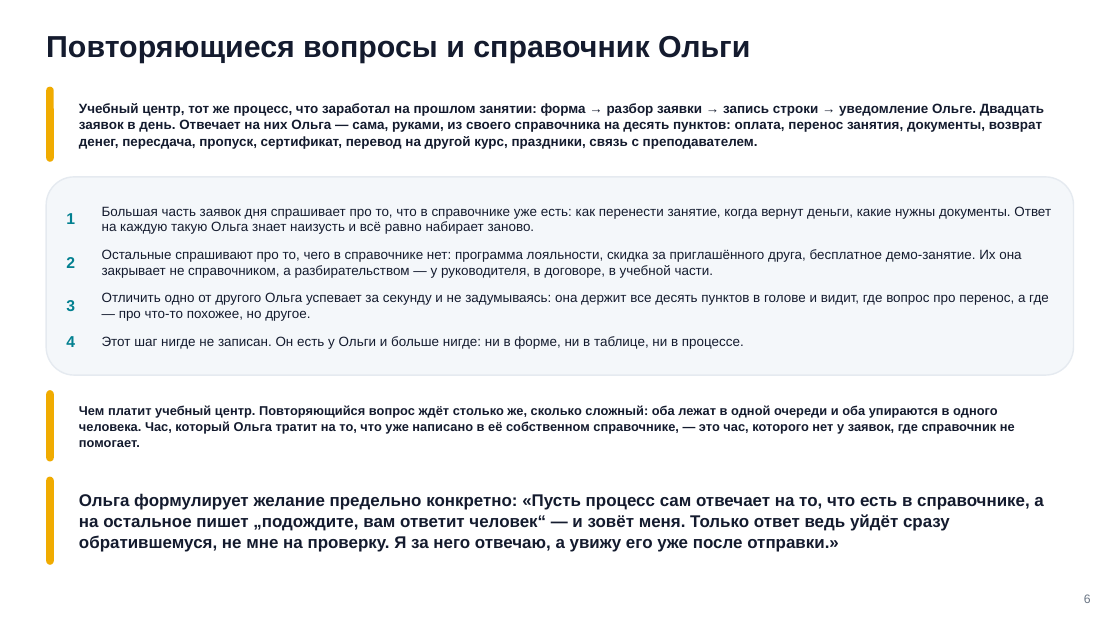
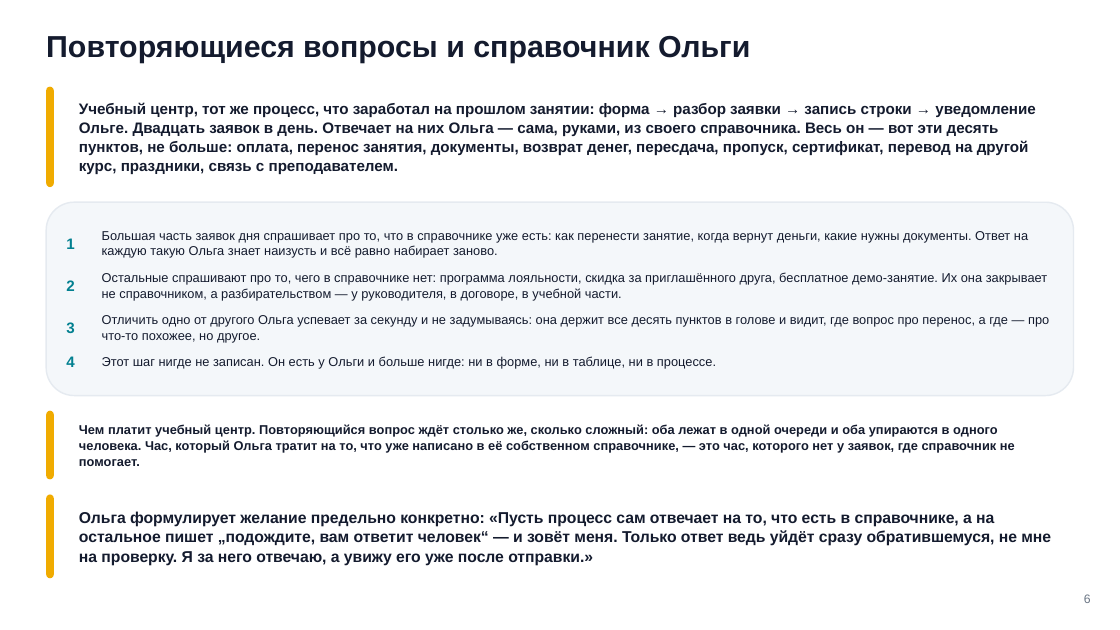
Before and after one commit to tellina-study/AI-usage-lessons, a slide deck: slide 6 of library/seminars/sem-09/rendered/sem-09.pptx. Drawn at 1120x630 pixels with LibreOffice and Linux fonts; fonts in the diff are those of the drawing. Boxes give left, top, right and bottom in pixels: in the first picture for what was removed or moved away, otherwise in the second. Text is boxed around its words. In the diff, an @@ line names an element or a change of style, - is before the commit and + after.

```diff
--- a/library/seminars/sem-09/rendered/sem-09.pptx
+++ b/library/seminars/sem-09/rendered/sem-09.pptx
@@ rounded rectangle: place and size @@
-rounded rectangle at <box>46,87,54,161</box>
+rounded rectangle at <box>46,87,54,187</box>
@@ text at <box>79,102,1035,174</box>: text changed; size 11.5 to 13 pt @@
-Учебный центр, тот же процесс, что заработал на прошлом занятии: форма → разбор заявки → запись строки → уведомление Ольге. Двадцать заявок в день. Отвечает на них Ольга — сама, руками, из своего справочника на десять пунктов: оплата, перенос занятия, документы, возврат денег, пересдача, пропуск, сертификат, перевод на другой курс, праздники, связь с преподавателем.
+Учебный центр, тот же процесс, что заработал на прошлом занятии: форма → разбор заявки → запись строки → уведомление Ольге. Двадцать заявок в день. Отвечает на них Ольга — сама, руками, из своего справочника. Весь он — вот эти десять пунктов, не больше: оплата, перенос занятия, документы, возврат денег, пересдача, пропуск, сертификат, перевод на другой курс, праздники, связь с преподавателем.
@@ rounded rectangle: place and size @@
-rounded rectangle at <box>46,177,1074,376</box>
+rounded rectangle at <box>46,202,1074,396</box>
@@ rounded rectangle at <box>46,202,1074,396</box>: proportions changed @@
@@ 6 texts: place and size @@
-6 texts at <box>66,206,1051,321</box>
+6 texts at <box>66,231,1049,342</box>
@@ size 13.5 to 13 pt; line spacing 15.9pt to 15.3pt in 4 elements at <box>66,356,74,367</box>, <box>66,322,74,333</box>, <box>66,280,74,291</box>, <box>66,238,74,249</box> @@
@@ size 11.5 to 11 pt; line spacing 13.6pt to 13pt in 4 elements at <box>102,356,716,369</box>, <box>102,315,1049,342</box>, <box>102,272,1048,300</box>, <box>102,231,1028,258</box> @@
@@ 3 texts, 1 rounded rectangle: place and size @@
-3 texts, 1 rounded rectangle at <box>46,336,1015,462</box>
+3 texts, 1 rounded rectangle at <box>46,356,1015,480</box>
@@ rounded rectangle: place and size @@
-rounded rectangle at <box>46,476,54,565</box>
+rounded rectangle at <box>46,495,54,579</box>
@@ text "Ольга формулирует желание предельно конкретно: ...": place and size @@
-text "Ольга формулирует желание предельно конкретно: ..." at <box>79,493,1043,552</box>
+text "Ольга формулирует желание предельно конкретно: ..." at <box>79,511,1051,566</box>
@@ text "Ольга формулирует желание предельно конкретно: ..." at <box>79,511,1051,566</box>: size 14.5 to 13.5 pt; line spacing 18pt to 16.7pt @@
```
Also in this commit, not shown: 2 other slides changed, 1 other file.
